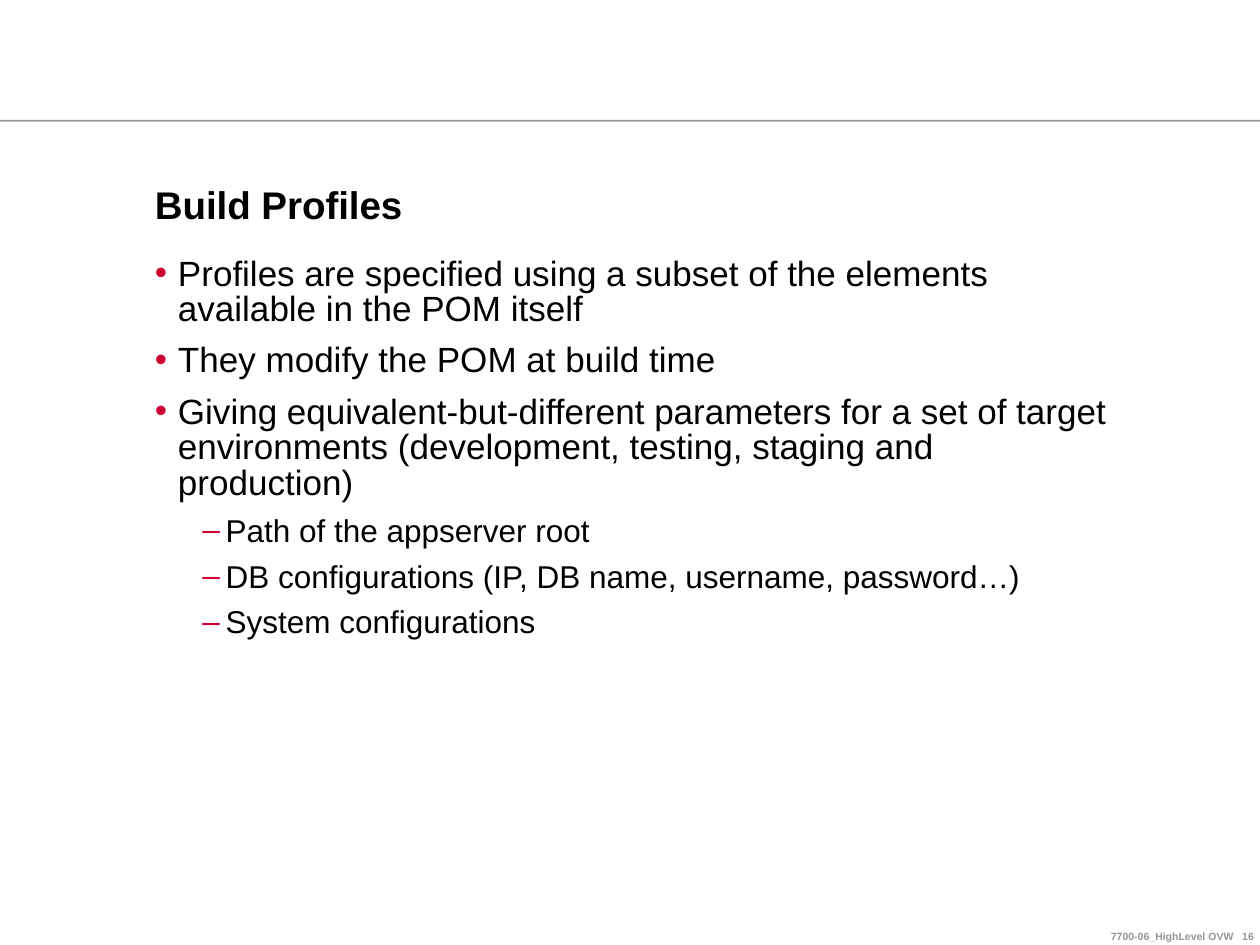
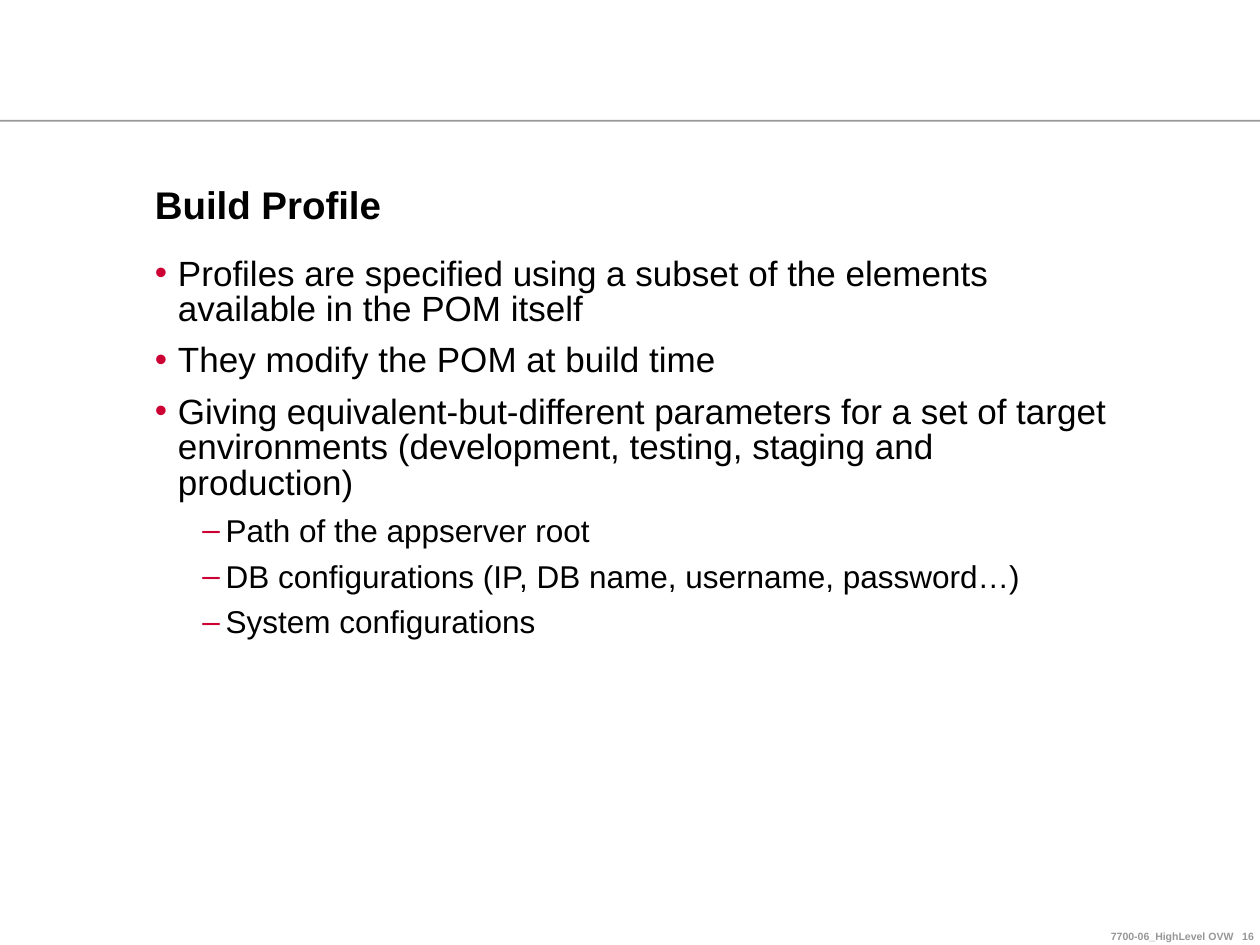
Before and after one commit to ndlongit/longnd-data, a slide deck: slide 16 of Document/Tutorial/Maven for Beginners.ppt. Drawn at 1260x945 pixels with LibreOffice and Linux fonts; fonts in the diff are those of the drawing; background and template pictures are left out. Boxes give left, top, right and bottom in pixels: in the first picture for what was removed or moved away, otherwise in the second. Text is boxed around its words. In the diff, an @@ line names an element or a change of style, - is before the commit and + after.

```diff
--- a/Document/Tutorial/Maven for Beginners.ppt
+++ b/Document/Tutorial/Maven for Beginners.ppt
@@ title at (x1=155, y1=191, x2=381, y2=220): text changed @@
-Build Profiles
+Build Profile
```
Also in this commit, not shown: 13 other slides changed.
